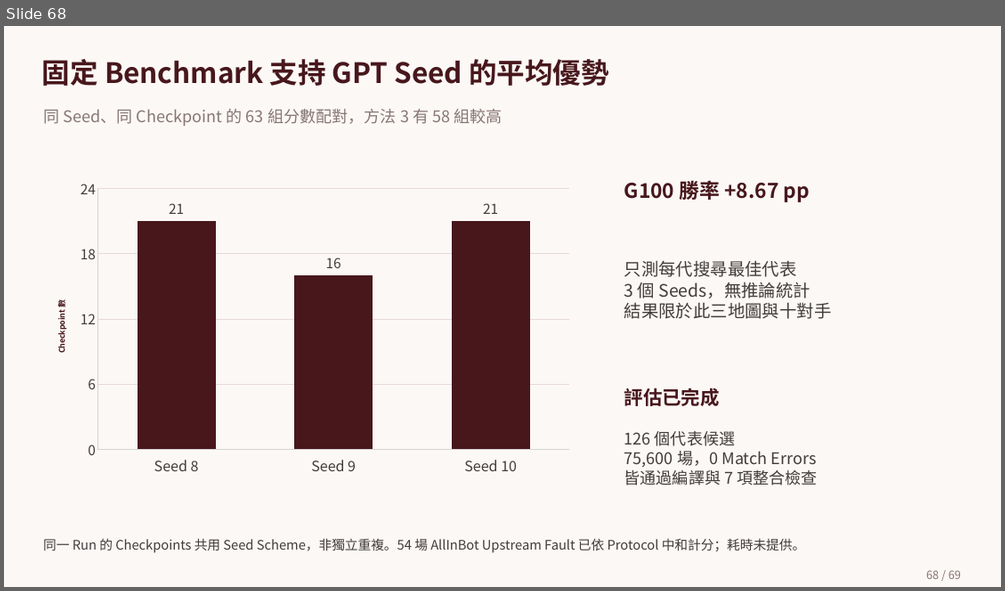
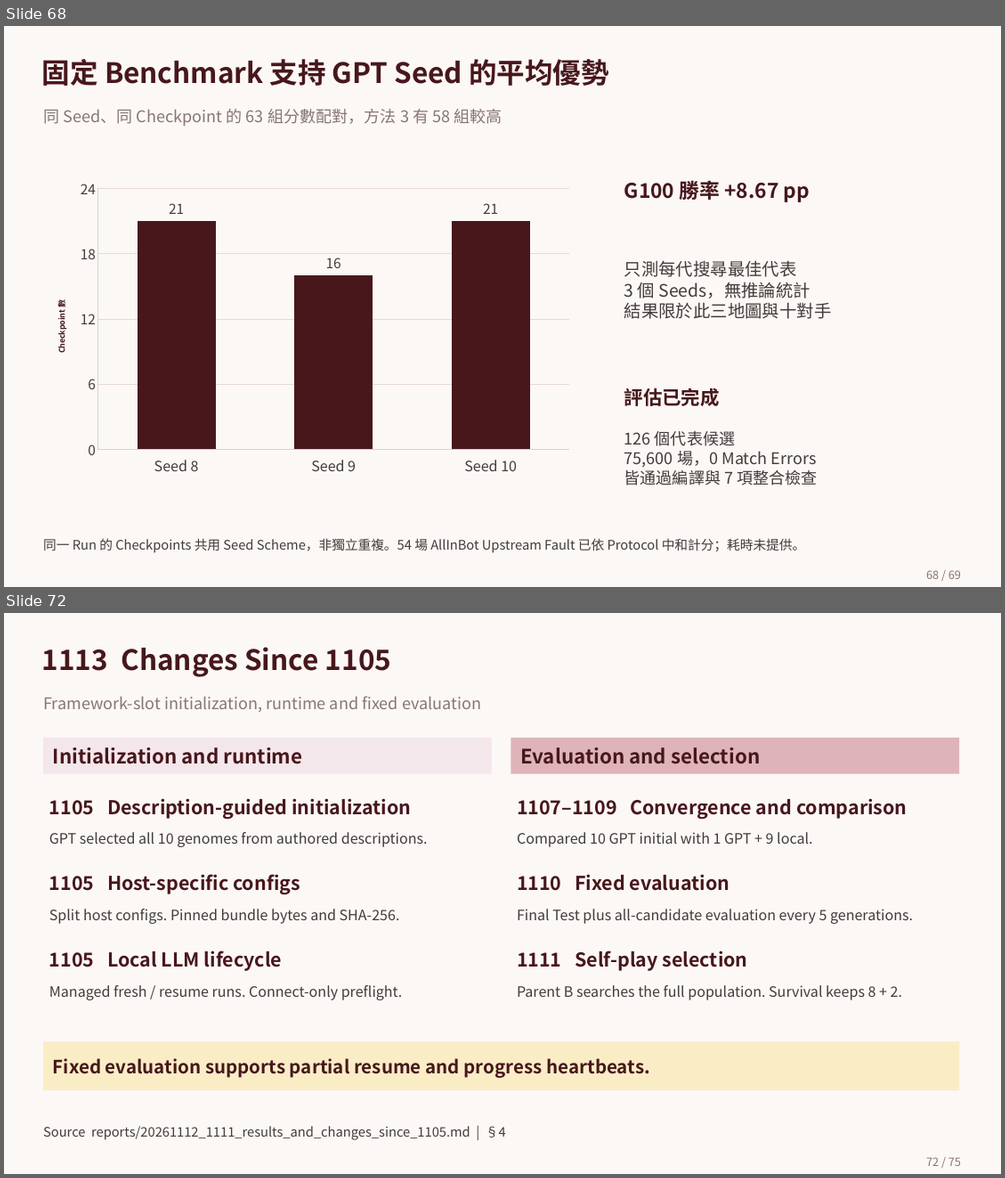
Before and after one commit to sophie8909/EAGLE, a slide deck: Meeting/deliverables/EAGLE.pptx. Shown one above the other, each under a label of ours: slide 68 before the commit, slides 68 and 72 after it; the slides between them are not shown. The pictures are 1005x591 and 1005x1178 pixels, drawn with LibreOffice and Linux fonts; fonts in the diff are those of the drawing; background and template pictures are left out. Boxes give left, top, right and bottom in pixels: in the first picture for what was removed or moved away, otherwise in the second. Text is boxed around its words. In the diff, an @@ line names an element or a change of style, - is before the commit and + after.

```diff
--- a/Meeting/deliverables/EAGLE.pptx
+++ b/Meeting/deliverables/EAGLE.pptx
@@ slide 72 added at (4, 613, 1001, 1174), background picture (left out) @@
@@ text added at (42, 647, 391, 677), 35.2 pt, text #47171C, bold @@
+1113 Changes Since 1105
@@ text added at (43, 696, 481, 712), 20.2 pt, text #877675 @@
+Framework-slot initialization, runtime and fixed evaluation
@@ rectangle added at (43, 738, 492, 774), fill #F4E7EB, 25 pt, text #47171C, bold @@
+Initialization and runtime
@@ rectangle added at (510, 738, 958, 774), fill #DEB4BA, 25 pt, text #47171C, bold @@
+Evaluation and selection
@@ text added at (49, 798, 411, 819), 24 pt, text #47171C, bold @@
+1105 Description-guided initialization
@@ text added at (517, 798, 907, 819), 24 pt, text #47171C, bold @@
+1107–1109 Convergence and comparison
@@ text added at (49, 832, 428, 847), 18 pt, text #423C3B @@
+GPT selected all 10 genomes from authored descriptions.
@@ text added at (517, 832, 812, 847), 18 pt, text #423C3B @@
+Compared 10 GPT initial with 1 GPT + 9 local.
@@ text added at (49, 874, 300, 895), 24 pt, text #47171C, bold @@
+1105 Host-specific configs
@@ text added at (517, 874, 729, 891), 24 pt, text #47171C, bold @@
+1110 Fixed evaluation
@@ text added at (49, 908, 400, 924), 18 pt, text #423C3B @@
+Split host configs. Pinned bundle bytes and SHA-256.
@@ text added at (517, 908, 913, 924), 18 pt, text #423C3B @@
+Final Test plus all-candidate evaluation every 5 generations.
@@ text added at (49, 950, 282, 971), 24 pt, text #47171C, bold @@
+1105 Local LLM lifecycle
@@ text added at (517, 950, 748, 971), 24 pt, text #47171C, bold @@
+1111 Self-play selection
@@ text added at (49, 985, 403, 1000), 18 pt, text #423C3B @@
+Managed fresh / resume runs. Connect-only preflight.
@@ text added at (517, 985, 902, 1000), 18 pt, text #423C3B @@
+Parent B searches the full population. Survival keeps 8 + 2.
@@ rectangle added at (43, 1042, 959, 1090), fill #FAEDC6, 23 pt, text #47171C, bold @@
+Fixed evaluation supports partial resume and progress heartbeats.
@@ text added at (43, 1126, 506, 1140), 16.5 pt, text #423C3B @@
+Source reports/20261112_1111_results_and_changes_since_1105.md | §4
@@ page number added at (926, 1157, 961, 1166), 14.2 pt, text #897574 @@
+72 / 75
```
Also in this commit, not shown: 1 slide changed, 3 other slides added, 2 slides removed.
